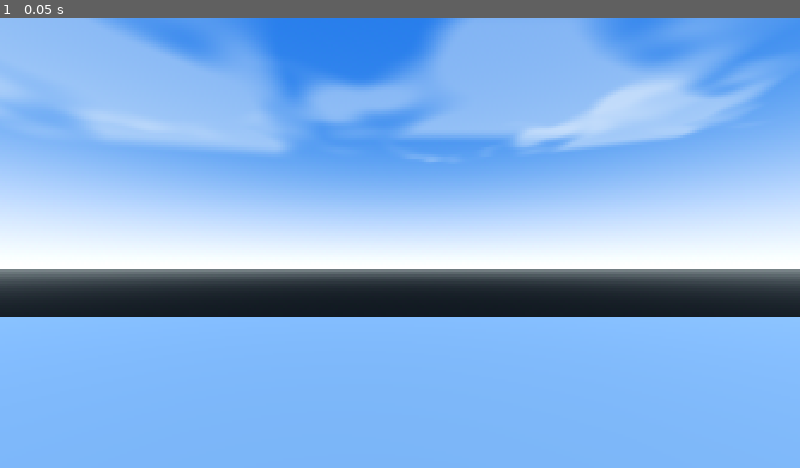
Above: before the commit, frame 1.
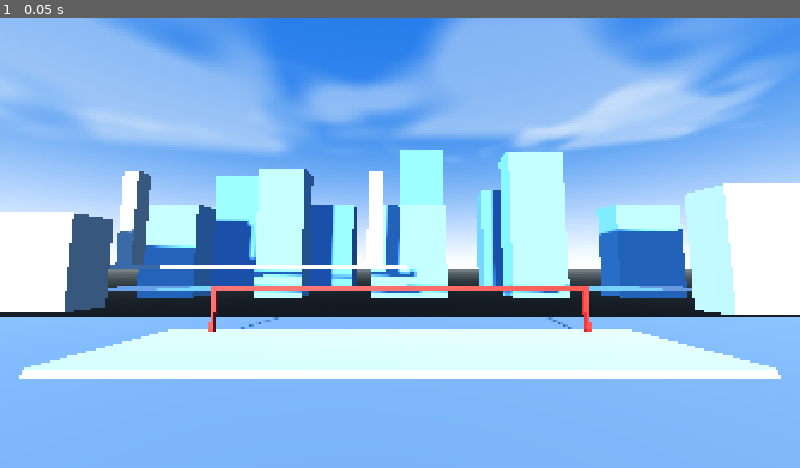
Above: after the commit, the same moment.

Repository: nnamdinwali/shadow-killer
Game: Godot game, scene res://node_3d.tscn
The game is run twice, just before and just after one commit, with the same random seed, the same clock (stepped at 60 frames per second) and the same inputs.
Inputs:
- Up to frame 1 (0.05 s): no input

The runs differ from the first frame. In frame 1, 29% of the frame differs, in the area x 0-100%, y 29-81%.

Commit message:
Add stylized city backdrop and rooftop floor

Diff:
--- a/node_3d.tscn
+++ b/node_3d.tscn
@@ -47,6 +47,44 @@
 size = Vector2(68, 28)
 orientation = 1
 
+[sub_resource type="StandardMaterial3D" id="StandardMaterial_city_far"]
+albedo_color = Color(0.28, 0.48, 0.7, 1)
+roughness = 1.0
+
+[sub_resource type="StandardMaterial3D" id="StandardMaterial_city_mid"]
+albedo_color = Color(0.36, 0.58, 0.78, 1)
+roughness = 0.92
+
+[sub_resource type="StandardMaterial3D" id="StandardMaterial_city_near"]
+albedo_color = Color(0.55, 0.62, 0.68, 1)
+roughness = 0.86
+
+[sub_resource type="StandardMaterial3D" id="StandardMaterial_water"]
+albedo_color = Color(0.16, 0.45, 0.62, 1)
+metallic = 0.05
+roughness = 0.35
+
+[sub_resource type="StandardMaterial3D" id="StandardMaterial_platform"]
+albedo_color = Color(0.74, 0.76, 0.75, 1)
+roughness = 0.95
+
+[sub_resource type="StandardMaterial3D" id="StandardMaterial_platform_side"]
+albedo_color = Color(0.64, 0.49, 0.34, 1)
+roughness = 1.0
+
+[sub_resource type="StandardMaterial3D" id="StandardMaterial_rail"]
+albedo_color = Color(0.72, 0.08, 0.045, 1)
+roughness = 0.72
+
+[sub_resource type="BoxMesh" id="BoxMesh_city"]
+size = Vector3(1, 1, 1)
+
+[sub_resource type="BoxMesh" id="BoxMesh_water"]
+size = Vector3(1, 0.12, 1)
+
+[sub_resource type="BoxMesh" id="BoxMesh_rail"]
+size = Vector3(1, 1, 1)
+
 [node name="EnvironmentShowcase" type="Node3D"]
 
 [node name="Ground" type="StaticBody3D" parent="."]
@@ -77,6 +115,134 @@
 rotation_degrees = Vector3(0, -18, 0)
 scale = Vector3(1.1, 0.65, 1)
 mesh = SubResource("QuadMesh_clouds")
+
+[node name="CityBackdrop" type="Node3D" parent="."]
+
+[node name="River" type="MeshInstance3D" parent="CityBackdrop"]
+position = Vector3(0, 1.3, -18)
+scale = Vector3(50, 1, 7)
+material_override = SubResource("StandardMaterial_water")
+mesh = SubResource("BoxMesh_water")
+
+[node name="FarSkyline" type="Node3D" parent="CityBackdrop"]
+
+[node name="FarTowerA" type="MeshInstance3D" parent="CityBackdrop/FarSkyline"]
+position = Vector3(-22, 8, -34)
+scale = Vector3(8, 16, 3)
+material_override = SubResource("StandardMaterial_city_far")
+mesh = SubResource("BoxMesh_city")
+
+[node name="FarTowerB" type="MeshInstance3D" parent="CityBackdrop/FarSkyline"]
+position = Vector3(-10, 6, -34)
+scale = Vector3(7, 12, 3)
+material_override = SubResource("StandardMaterial_city_far")
+mesh = SubResource("BoxMesh_city")
+
+[node name="FarTowerC" type="MeshInstance3D" parent="CityBackdrop/FarSkyline"]
+position = Vector3(3, 10, -34)
+scale = Vector3(6, 20, 3)
+material_override = SubResource("StandardMaterial_city_far")
+mesh = SubResource("BoxMesh_city")
+
+[node name="FarTowerD" type="MeshInstance3D" parent="CityBackdrop/FarSkyline"]
+position = Vector3(16, 7, -34)
+scale = Vector3(9, 14, 3)
+material_override = SubResource("StandardMaterial_city_far")
+mesh = SubResource("BoxMesh_city")
+
+[node name="MiddleSkyline" type="Node3D" parent="CityBackdrop"]
+
+[node name="MidTowerA" type="MeshInstance3D" parent="CityBackdrop/MiddleSkyline"]
+position = Vector3(-25, 5, -25)
+scale = Vector3(6, 10, 3)
+material_override = SubResource("StandardMaterial_city_mid")
+mesh = SubResource("BoxMesh_city")
+
+[node name="MidTowerB" type="MeshInstance3D" parent="CityBackdrop/MiddleSkyline"]
+position = Vector3(-13, 7, -25)
+scale = Vector3(5, 14, 3)
+material_override = SubResource("StandardMaterial_city_mid")
+mesh = SubResource("BoxMesh_city")
+
+[node name="MidTowerC" type="MeshInstance3D" parent="CityBackdrop/MiddleSkyline"]
+position = Vector3(1, 5, -25)
+scale = Vector3(8, 10, 3)
+material_override = SubResource("StandardMaterial_city_mid")
+mesh = SubResource("BoxMesh_city")
+
+[node name="MidTowerD" type="MeshInstance3D" parent="CityBackdrop/MiddleSkyline"]
+position = Vector3(15, 8, -25)
+scale = Vector3(6, 16, 3)
+material_override = SubResource("StandardMaterial_city_mid")
+mesh = SubResource("BoxMesh_city")
+
+[node name="MidTowerE" type="MeshInstance3D" parent="CityBackdrop/MiddleSkyline"]
+position = Vector3(27, 5, -25)
+scale = Vector3(7, 10, 3)
+material_override = SubResource("StandardMaterial_city_mid")
+mesh = SubResource("BoxMesh_city")
+
+[node name="BridgeDeck" type="MeshInstance3D" parent="CityBackdrop"]
+position = Vector3(-12, 3.1, -16)
+scale = Vector3(25, 0.45, 1.1)
+material_override = SubResource("StandardMaterial_city_near")
+mesh = SubResource("BoxMesh_city")
+
+[node name="BridgeTowerLeft" type="MeshInstance3D" parent="CityBackdrop"]
+position = Vector3(-22, 7, -16)
+scale = Vector3(1.2, 8, 1.2)
+material_override = SubResource("StandardMaterial_city_near")
+mesh = SubResource("BoxMesh_city")
+
+[node name="BridgeTowerRight" type="MeshInstance3D" parent="CityBackdrop"]
+position = Vector3(-2, 7, -16)
+scale = Vector3(1.2, 8, 1.2)
+material_override = SubResource("StandardMaterial_city_near")
+mesh = SubResource("BoxMesh_city")
+
+[node name="NearBuildings" type="Node3D" parent="CityBackdrop"]
+
+[node name="NearBlockLeft" type="MeshInstance3D" parent="CityBackdrop/NearBuildings"]
+position = Vector3(-25, 3.4, -11)
+scale = Vector3(10, 6, 2.5)
+material_override = SubResource("StandardMaterial_city_near")
+mesh = SubResource("BoxMesh_city")
+
+[node name="NearBlockRight" type="MeshInstance3D" parent="CityBackdrop/NearBuildings"]
+position = Vector3(25, 4.2, -11)
+scale = Vector3(10, 8, 2.5)
+material_override = SubResource("StandardMaterial_city_near")
+mesh = SubResource("BoxMesh_city")
+
+[node name="RooftopPlatform" type="MeshInstance3D" parent="."]
+position = Vector3(0, 0.18, -2.5)
+scale = Vector3(20, 0.35, 5)
+material_override = SubResource("StandardMaterial_platform")
+mesh = SubResource("BoxMesh_city")
+
+[node name="RooftopSide" type="MeshInstance3D" parent="."]
+position = Vector3(0, -0.15, -2.5)
+scale = Vector3(20, 0.3, 5.1)
+material_override = SubResource("StandardMaterial_platform_side")
+mesh = SubResource("BoxMesh_city")
+
+[node name="RedRailLeft" type="MeshInstance3D" parent="."]
+position = Vector3(-8, 1.2, -4.8)
+scale = Vector3(0.18, 2.1, 0.18)
+material_override = SubResource("StandardMaterial_rail")
+mesh = SubResource("BoxMesh_rail")
+
+[node name="RedRailRight" type="MeshInstance3D" parent="."]
+position = Vector3(8, 1.2, -4.8)
+scale = Vector3(0.18, 2.1, 0.18)
+material_override = SubResource("StandardMaterial_rail")
+mesh = SubResource("BoxMesh_rail")
+
+[node name="RedRailTop" type="MeshInstance3D" parent="."]
+position = Vector3(0, 2.15, -4.8)
+scale = Vector3(16, 0.18, 0.18)
+material_override = SubResource("StandardMaterial_rail")
+mesh = SubResource("BoxMesh_rail")
 
 [node name="Sun" type="DirectionalLight3D" parent="."]
 transform = Transform3D(0.9848078, 0.030153694, -0.17101008, -0.015134437, 0.99596477, 0.08845973, 0.17298742, -0.084527686, 0.9812902, 0, 1, 6)
